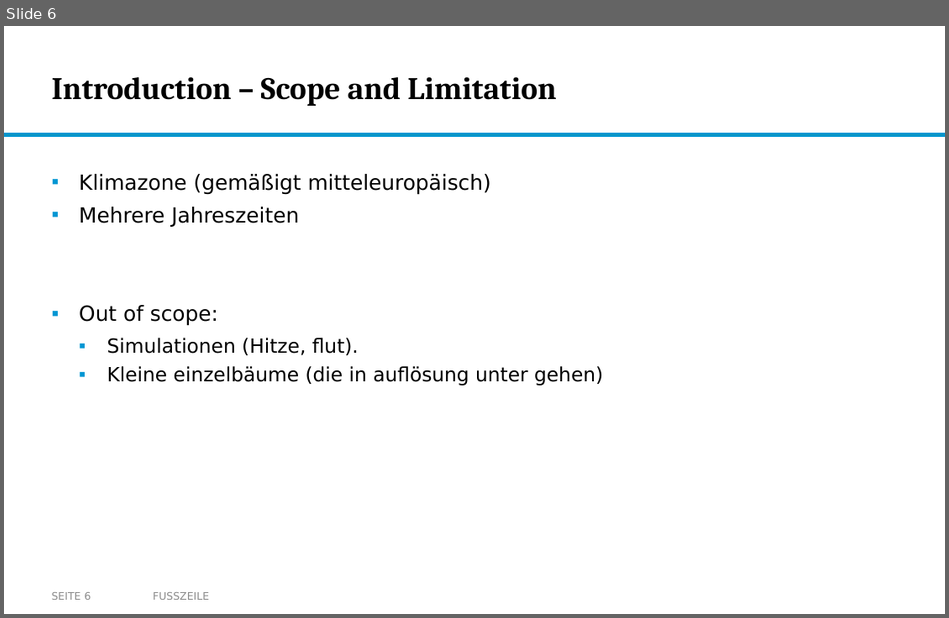
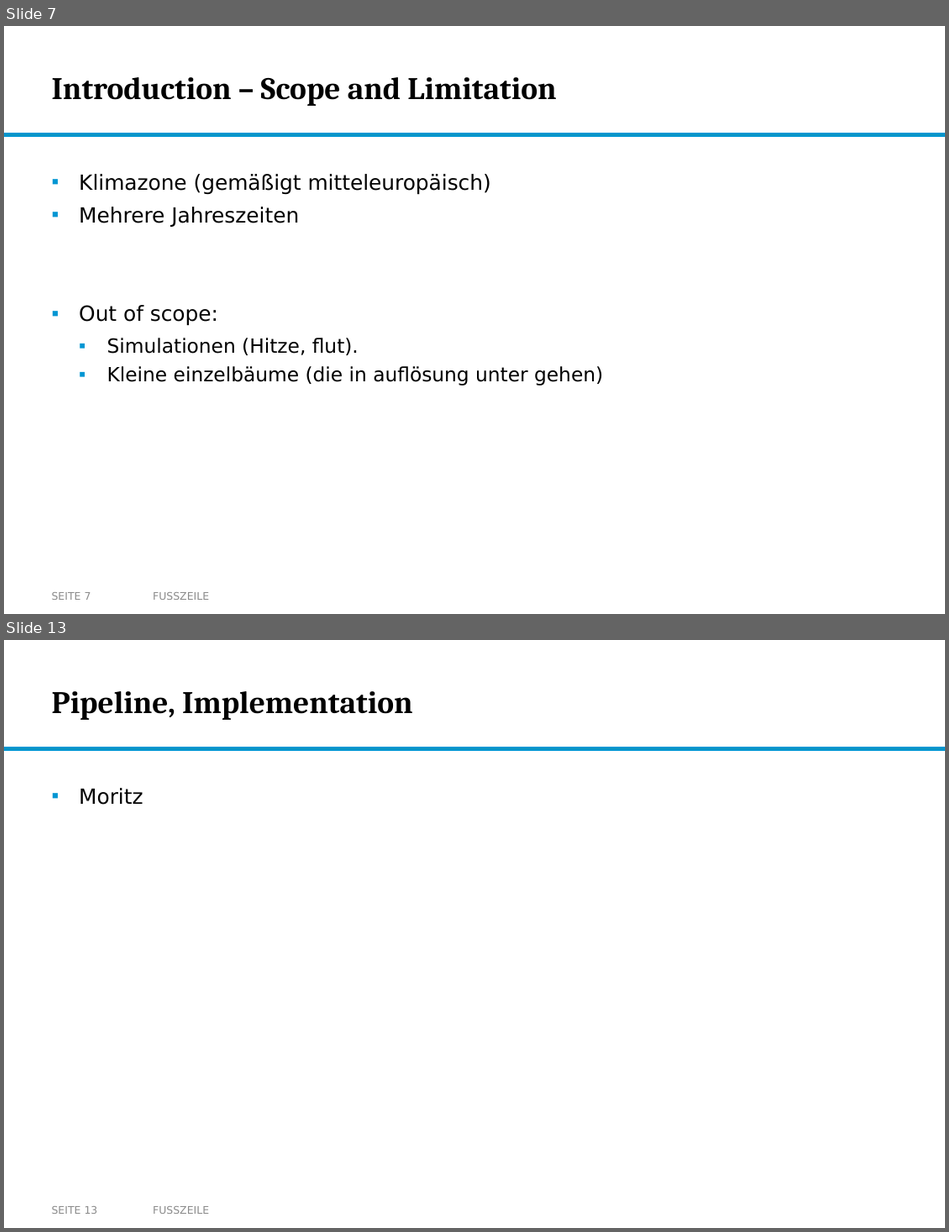
Before and after one commit to nikmaster/wu_dslab_infrared-city, a slide deck: deliverables/3b. intermediate slides/Intermediate Slides.pptx. Shown one above the other, each under a label of ours: slide 6 before the commit, slides 7 and 13 after it; the slides between them are not shown. The pictures are 949x618 and 949x1232 pixels, drawn with LibreOffice and Linux fonts; fonts in the diff are those of the drawing; background and template pictures are left out. Boxes give left, top, right and bottom in pixels: in the first picture for what was removed or moved away, otherwise in the second. Text is boxed around its words. In the diff, an @@ line names an element or a change of style, - is before the commit and + after.

```diff
--- a/deliverables/3b. intermediate slides/Intermediate Slides.pptx
+++ b/deliverables/3b. intermediate slides/Intermediate Slides.pptx
@@ slide 13 added at (x1=4, y1=640, x2=945, y2=1228), background #FFFFFF; not listed: 1 template element that a slide beside it also shows @@
@@ title added at (x1=52, y1=691, x2=413, y2=720), 24 pt, text #000000, bold @@
+Pipeline, Implementation
@@ text added at (x1=79, y1=788, x2=143, y2=805), 16 pt, text #000000 @@
+▪ Moritz
@@ page number added at (x1=52, y1=1206, x2=98, y2=1214), 8 pt, text #8C8C8C @@
+SEITE 13
@@ text added at (x1=153, y1=1206, x2=209, y2=1214), 8 pt, text #8C8C8C @@
+FUSSZEILE
@@ what was slide 6 is now slide 7 @@
@@ page number at (x1=52, y1=592, x2=91, y2=600): text changed @@
-SEITE 6
+SEITE 7
```
Also in this commit, not shown: 2 slides changed, 7 other slides added.
